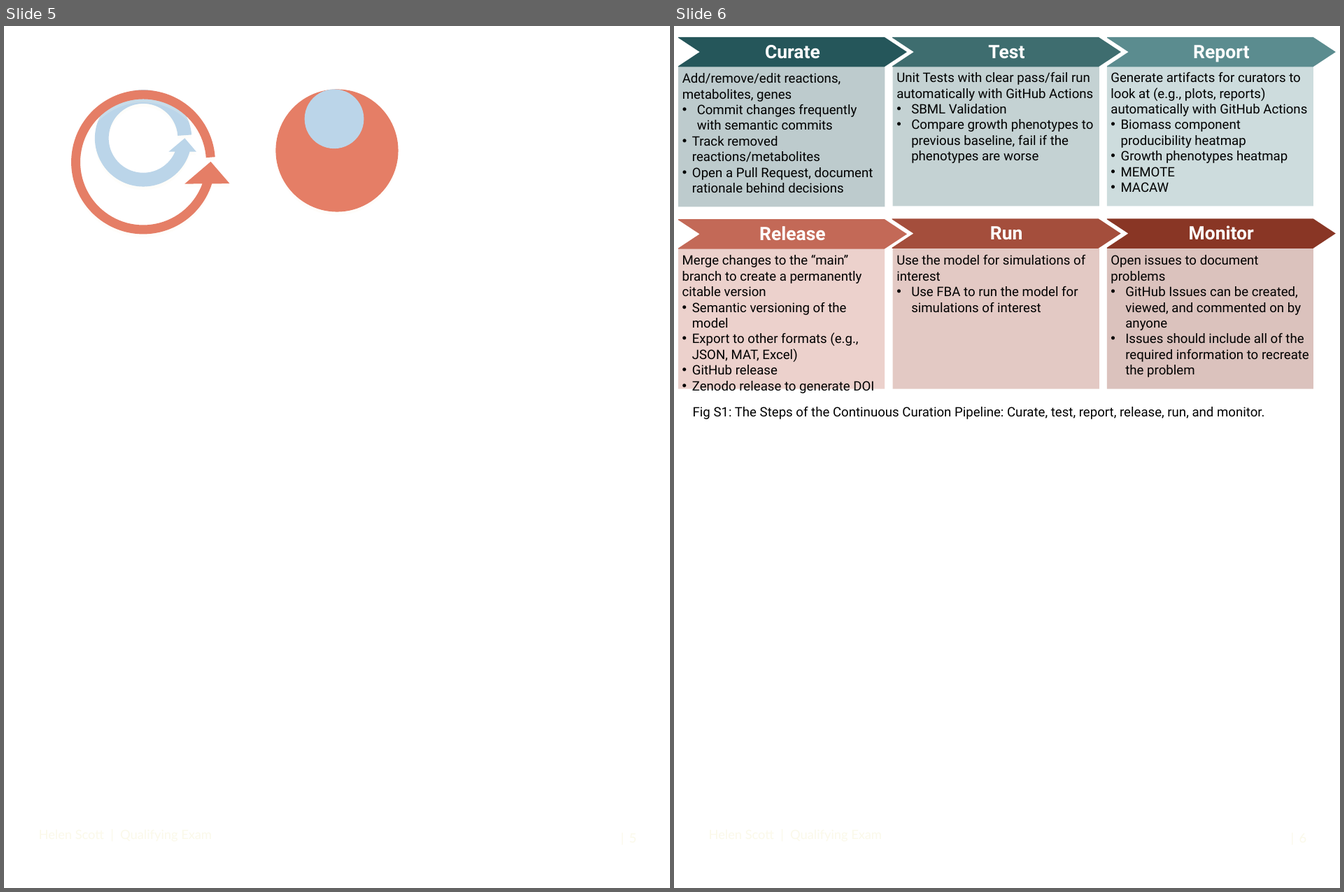
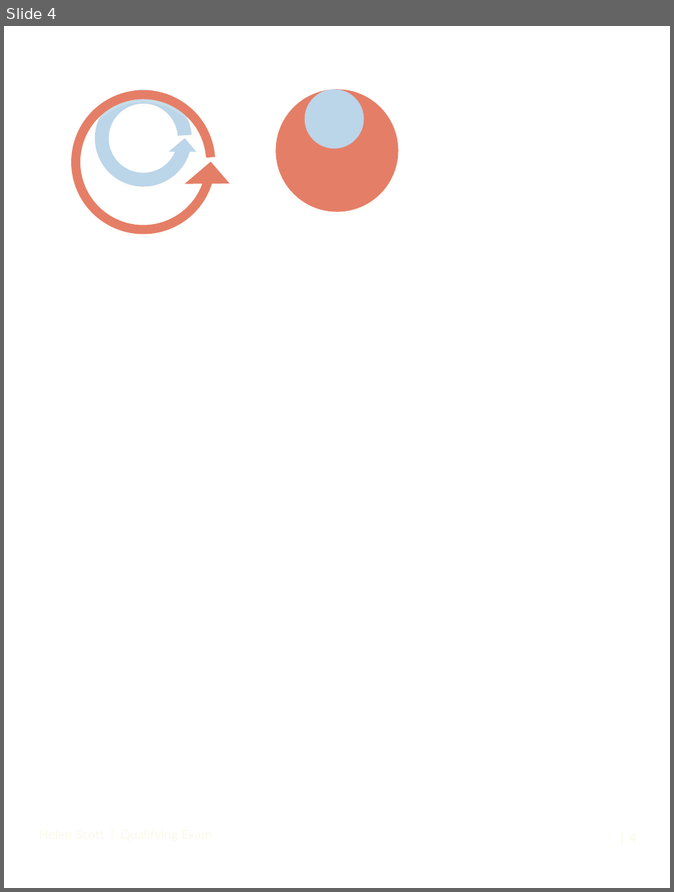
Before and after one commit to C-CoMP-STC/MIT1002-GEM, a slide deck: docs/figures/pptx/continuous-curation-loop.pptx. Shown side by side, each under a label of ours: slides 5 and 6 before the commit, slide 4 after it. The pictures are 1344x892 and 674x892 pixels, drawn with LibreOffice and Linux fonts; fonts in the diff are those of the drawing. Boxes give left, top, right and bottom in pixels: in the first picture for what was removed or moved away, otherwise in the second. Text is boxed around its words. In the diff, an @@ line names an element or a change of style, - is before the commit and + after.

Commit message:
Revert "feat: add the curation loop with v1 and v4 stats to the continuous curation figs file"
This reverts commit 44fe1e7f68124f87f96e5f18a19212f7ccab4148.

```diff
--- a/docs/figures/pptx/continuous-curation-loop.pptx
+++ b/docs/figures/pptx/continuous-curation-loop.pptx
@@ slide 6 removed at (674,26,1340,888), background #FFFFFF; not listed: 1 template element that a slide beside it also shows @@
@@ freeform shape removed at (678,37,907,67) @@
-Curate
@@ freeform shape removed at (892,37,1122,67) @@
-Test
@@ freeform shape removed at (1107,37,1336,67) @@
-Report
@@ rectangle removed at (679,66,885,207) @@
-Add/remove/edit reactions, metabolites, genes
-• Commit changes frequently with semantic commits
-• Track removed reactions/metabolites
-• Open a Pull Request, document rationale behind decisions
@@ rectangle removed at (892,66,1100,207) @@
-Unit Tests with clear pass/fail run automatically with GitHub Actions
-• SBML Validation
-• Compare growth phenotypes to previous baseline, fail if the phenotypes are worse
@@ rectangle removed at (1107,66,1314,207) @@
-Generate artifacts for curators to look at (e.g., plots, reports) automatically with GitHub Actions
-• Biomass component producibility heatmap
-• Growth phenotypes heatmap
-• MEMOTE
-• MACAW
@@ freeform shape removed at (678,219,907,249) @@
-Release
@@ freeform shape removed at (892,219,1121,249) @@
-Run
@@ freeform shape removed at (1107,219,1336,249) @@
-Monitor
@@ rectangle removed at (678,249,885,389) @@
-Merge changes to the “main” branch to create a permanently citable version
-• Semantic versioning of the model
-• Export to other formats (e.g., JSON, MAT, Excel)
-• GitHub release
-• Zenodo release to generate DOI
@@ rectangle removed at (892,249,1100,389) @@
-Use the model for simulations of interest
-• Use FBA to run the model for simulations of interest
@@ rectangle removed at (1107,249,1314,389) @@
-Open issues to document problems
-• GitHub Issues can be created, viewed, and commented on by anyone
-• Issues should include all of the required information to recreate the problem
@@ text removed at (693,407,1265,419) @@
-Fig S1: The Steps of the Continuous Curation Pipeline: Curate, test, report, release, run, and monitor.
@@ what was slide 5 is now slide 4 @@
```
Also in this commit, not shown: 1 other slide removed.
